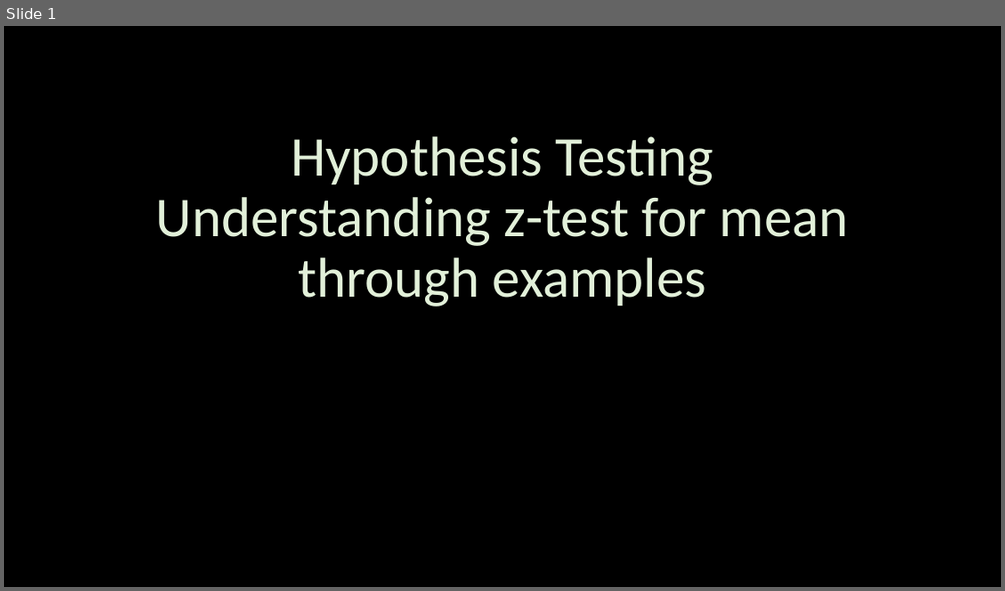
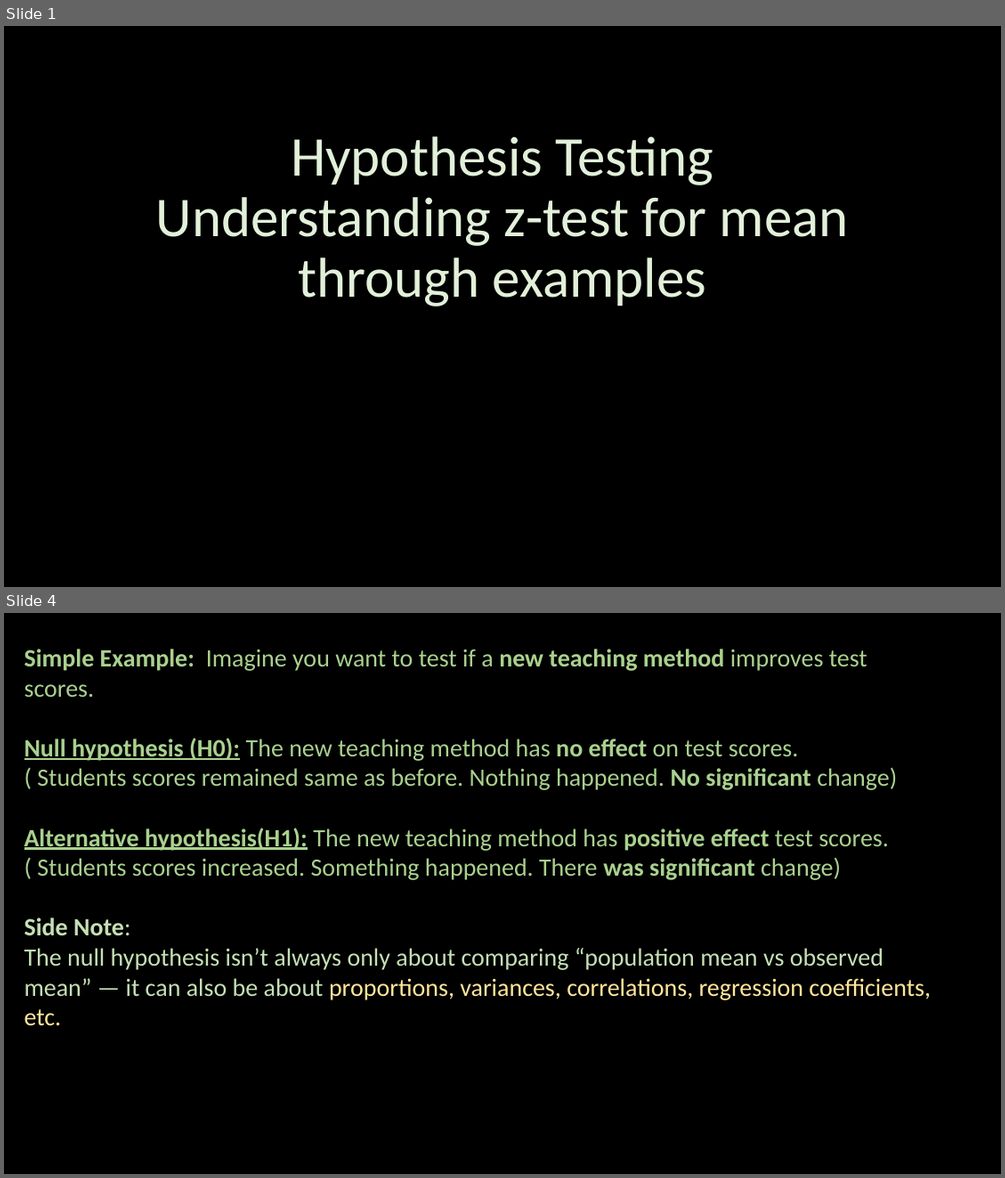
Before and after one commit to ash322ash422/youtube, a slide deck: probability_and_statistics/5_inference/Hypothesis-Testing1_z-test.pptx. Shown one above the other, each under a label of ours: slide 1 before the commit, slides 1 and 4 after it; the slides between them are not shown. The pictures are 1005x591 and 1005x1178 pixels, drawn with LibreOffice and Linux fonts; fonts in the diff are those of the drawing. Boxes give left, top, right and bottom in pixels: in the first picture for what was removed or moved away, otherwise in the second. Text is boxed around its words. In the diff, an @@ line names an element or a change of style, - is before the commit and + after.

```diff
--- a/probability_and_statistics/5_inference/Hypothesis-Testing1_z-test.pptx
+++ b/probability_and_statistics/5_inference/Hypothesis-Testing1_z-test.pptx
@@ slide 4 added at [4, 613, 1001, 1174], background #000000 @@
@@ text added at [24, 649, 930, 1026], 24 pt, text #A9D18E @@
+Simple Example: Imagine you want to test if a new teaching method improves test scores.
+Null hypothesis (H0): The new teaching method has no effect on test scores.
+( Students scores remained same as before. Nothing happened. No significant change)
+Alternative hypothesis(H1): The new teaching method has positive effect test scores.
+( Students scores increased. Something happened. There was significant change)
+Side Note:
+The null hypothesis isn’t always only about comparing “population mean vs observed mean” — it can also be about proportions, variances, correlations, regression coefficients, etc.
```
Also in this commit, not shown: 13 slides changed, 9 other slides added, 1 slide removed, 7 other files.
